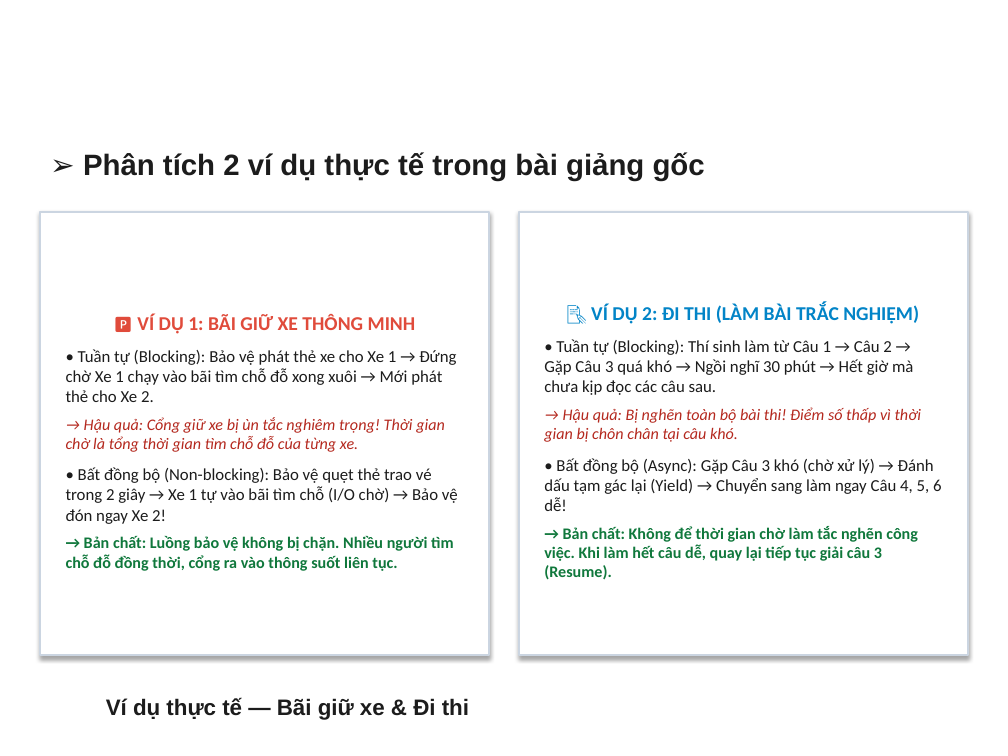
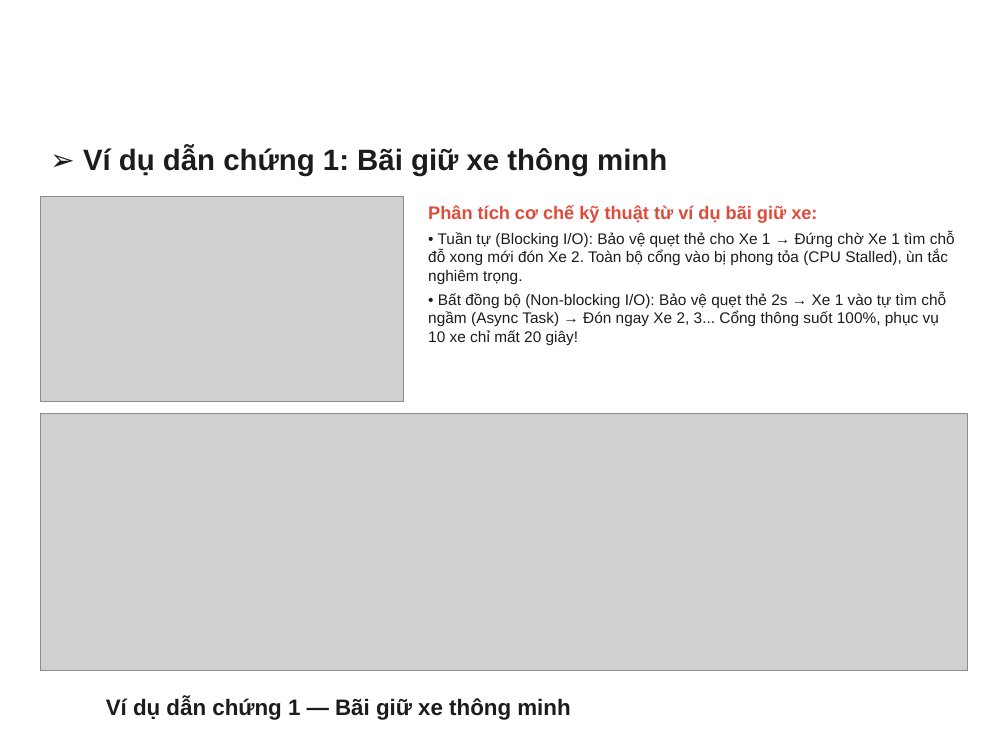
Before and after one commit to kimtinh18012005-alt/Parallel-and-Distributed-Computing, a slide deck: slide 9 of docs/slides/TV1_BaiGiang_ChuanGoc_C4_Chuan_Moi.pptx. Drawn at 1008x756 pixels with LibreOffice and Linux fonts; fonts in the diff are those of the drawing; grey boxes stand for pictures; background and template pictures are left out. Boxes give left, top, right and bottom in pixels: in the first picture for what was removed or moved away, otherwise in the second. Text is boxed around its words. In the diff, an @@ line names an element or a change of style, - is before the commit and + after.

```diff
--- a/docs/slides/TV1_BaiGiang_ChuanGoc_C4_Chuan_Moi.pptx
+++ b/docs/slides/TV1_BaiGiang_ChuanGoc_C4_Chuan_Moi.pptx
@@ text at bbox=[83, 147, 667, 176]: text changed @@
-➢ Phân tích 2 ví dụ thực tế trong bài giảng gốc
+➢ Ví dụ dẫn chứng 1: Bãi giữ xe thông minh
@@ picture added at bbox=[40, 197, 403, 401] @@
@@ text added at bbox=[428, 205, 955, 345], 11 pt, text #1C1C1C @@
+Phân tích cơ chế kỹ thuật từ ví dụ bãi giữ xe:
+• Tuần tự (Blocking I/O): Bảo vệ quẹt thẻ cho Xe 1 → Đứng chờ Xe 1 tìm chỗ đỗ xong mới đón Xe 2. Toàn bộ cổng vào bị phong tỏa (CPU Stalled), ùn tắc nghiêm trọng.
+• Bất đồng bộ (Non-blocking I/O): Bảo vệ quẹt thẻ 2s → Xe 1 vào tự tìm chỗ ngầm (Async Task) → Đón ngay Xe 2, 3... Cổng thông suốt 100%, phục vụ 10 xe chỉ mất 20 giây!
@@ rectangle removed at bbox=[40, 212, 489, 655] @@
-🅿️ VÍ DỤ 1: BÃI GIỮ XE THÔNG MINH
-• Tuần tự (Blocking): Bảo vệ phát thẻ xe cho Xe 1 → Đứng chờ Xe 1 chạy vào bãi tìm chỗ đỗ xong xuôi → Mới phát thẻ cho Xe 2.
-→ Hậu quả: Cổng giữ xe bị ùn tắc nghiêm trọng! Thời gian chờ là tổng thời gian tìm chỗ đỗ của từng xe.
-• Bất đồng bộ (Non-blocking): Bảo vệ quẹt thẻ trao vé trong 2 giây → Xe 1 tự vào bãi tìm chỗ (I/O chờ) → Bảo vệ đón ngay Xe 2!
-→ Bản chất: Luồng bảo vệ không bị chặn. Nhiều người tìm chỗ đỗ đồng thời, cổng ra vào thông suốt liên tục.
@@ rectangle removed at bbox=[519, 212, 968, 655] @@
-📝 VÍ DỤ 2: ĐI THI (LÀM BÀI TRẮC NGHIỆM)
-• Tuần tự (Blocking): Thí sinh làm từ Câu 1 → Câu 2 → Gặp Câu 3 quá khó → Ngồi nghĩ 30 phút → Hết giờ mà chưa kịp đọc các câu sau.
-→ Hậu quả: Bị nghẽn toàn bộ bài thi! Điểm số thấp vì thời gian bị chôn chân tại câu khó.
-• Bất đồng bộ (Async): Gặp Câu 3 khó (chờ xử lý) → Đánh dấu tạm gác lại (Yield) → Chuyển sang làm ngay Câu 4, 5, 6 dễ!
-→ Bản chất: Không để thời gian chờ làm tắc nghẽn công việc. Khi làm hết câu dễ, quay lại tiếp tục giải câu 3 (Resume).
@@ picture added at bbox=[40, 413, 968, 670] @@
@@ text at bbox=[106, 698, 570, 720]: text changed @@
-Ví dụ thực tế — Bãi giữ xe & Đi thi
+Ví dụ dẫn chứng 1 — Bãi giữ xe thông minh
```
Also in this commit, not shown: 2 other slides changed, 2 slides added, 1 other file.
